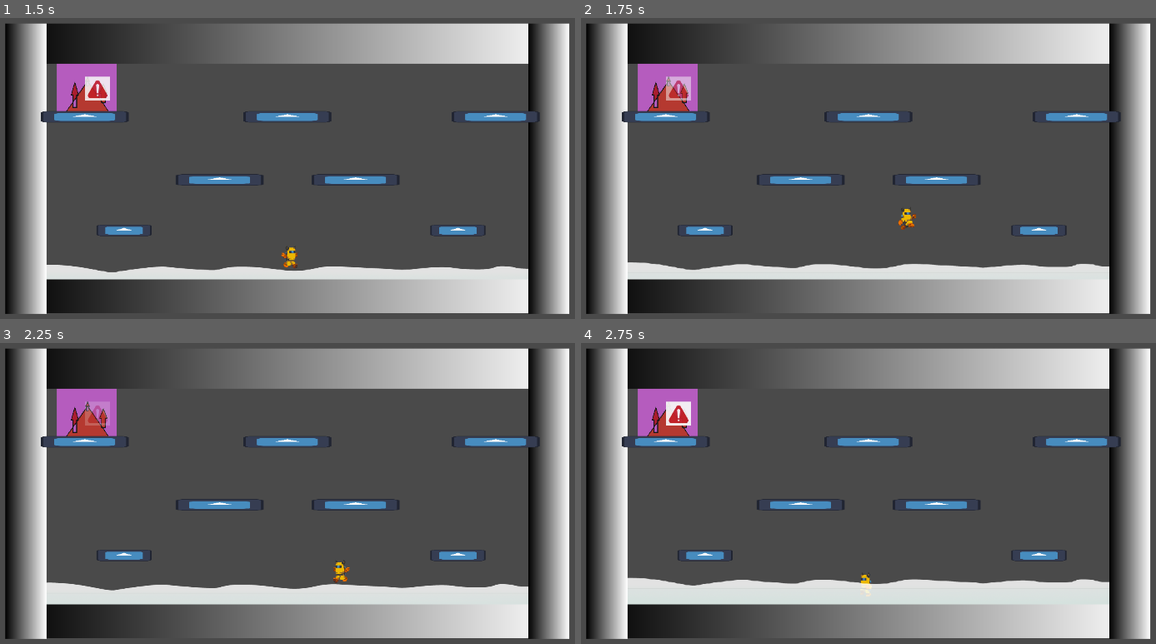
Above: before the commit, frames 1-4 (two rows, left to right).
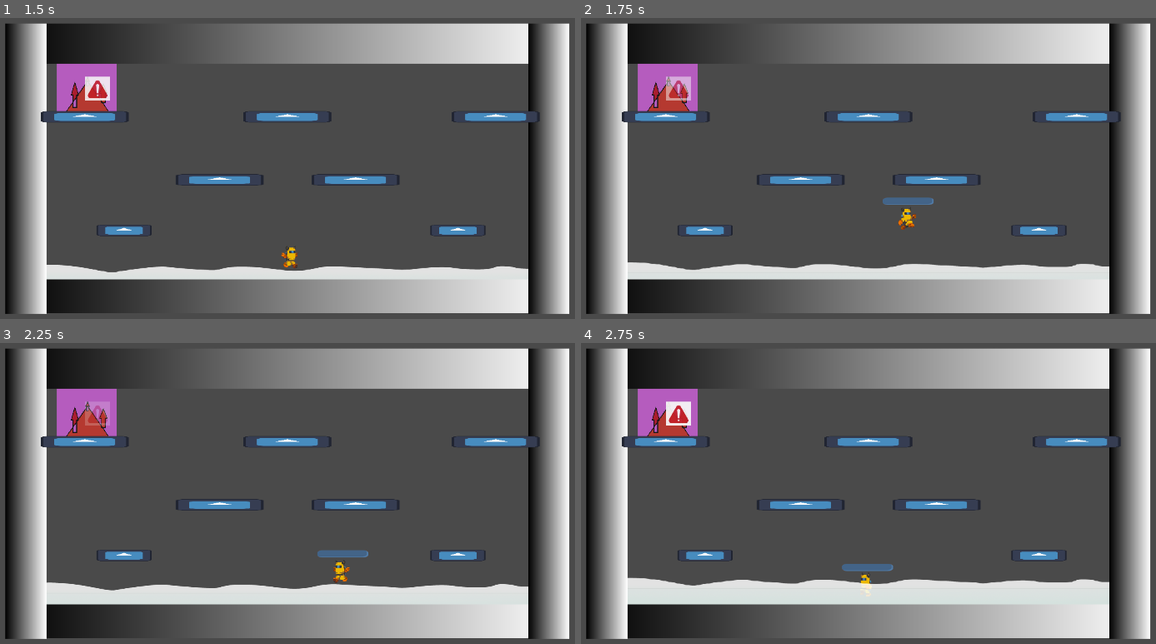
Above: after the commit, the same moments.

Repository: dareios99/GodotJam
Game: Godot game, scene res://main.tscn
Same seed, same stepped clock (60 frames per second), same inputs: the game is played once before the commit and once after it. The engine's default icon, where the game draws it, is replaced by a stand-in: a white triangle on a blue panel in a dark square.
Inputs:
- Up to frame 1 (1.5 s): hold Right (right) from 0.53 s (still down); tap X (activate_task) at 0.6, 1.35 s; tap Space (jump) at 0.77 s
- Up to frame 2 (1.75 s): keep holding Right (right); tap Space (jump) at 1.52 s
- Up to frame 3 (2.25 s): release Right (right) at 2.03 s; hold Left (left) from 2.03 s (still down); tap X (activate_task) at 2.1 s
- Up to frame 4 (2.75 s): keep holding Left (left)

Frame 1 is identical in both runs. In frame 2, 0.2% of the frame differs, in the area x 52-62%, y 59-63%; in frame 3, 0.2%; in frame 4, 0.2%, in the area x 45-55%, y 73-76%.

Commit message:
oxygen level bar

Diff:
--- a/player.gd
+++ b/player.gd
@@ -1,6 +1,7 @@
 extends CharacterBody2D
 
 @onready var _animated_sprite = $Sprite2D
+@onready var _oxygen_progress_bar = $OxygenProgressBar
 
 
 const SPEED = 300.0
@@ -17,22 +18,61 @@
 var current_speed = SPEED
 var current_jump_velocity = JUMP_VELOCITY
 
+const MAX_OXYGEN_LEVEL = 100
+const OXYGEN_DEPLITION_SPEED = 2
+const OXYGEN_REFILL_SPEED = 2
+
+var oxygen_level = MAX_OXYGEN_LEVEL
+
+var oxygen_depleed_timer = Timer.new()
+var oxygen_refill_timer = Timer.new()
+
 var task_call:Callable  # method to call to initiate a task
 
 func _ready():
 	_animated_sprite.play("idle")
 
+	oxygen_depleed_timer.wait_time = 1
+	oxygen_depleed_timer.connect("timeout",self._oxygen_depleed_timer_timeout)
+
+	oxygen_refill_timer.wait_time = 1
+	oxygen_refill_timer.connect("timeout",self._oxygen_refill_timer_timeout)
+
+	add_child(oxygen_depleed_timer)
+	add_child(oxygen_refill_timer)
+
+func _oxygen_depleed_timer_timeout():
+	if(oxygen_level >= OXYGEN_DEPLITION_SPEED):
+		oxygen_level -= OXYGEN_DEPLITION_SPEED
+		_oxygen_progress_bar.value = oxygen_level
+
+func _oxygen_refill_timer_timeout():
+	if(oxygen_level <= MAX_OXYGEN_LEVEL - OXYGEN_REFILL_SPEED):
+		oxygen_level += OXYGEN_REFILL_SPEED
+		_oxygen_progress_bar.value = oxygen_level
+
+	if oxygen_level == MAX_OXYGEN_LEVEL:
+		_oxygen_progress_bar.hide()
+
 func has_entred_water() :
+	_oxygen_progress_bar.value = oxygen_level
 	is_in_water = true
 	gravity = original_gravity * 0.5
 	current_speed = SPEED * 0.7
 	current_jump_velocity = JUMP_VELOCITY * 0.9
+
+	_oxygen_progress_bar.show()
+	oxygen_refill_timer.stop()
+	oxygen_depleed_timer.start()
 
 func has_exited_water() :
 	is_in_water = false
 	gravity = original_gravity
 	current_speed = SPEED
 	current_jump_velocity = JUMP_VELOCITY
+
+	oxygen_depleed_timer.stop()
+	oxygen_refill_timer.start()
 
 
 func _process(delta):
--- a/player.tscn
+++ b/player.tscn
@@ -1,6 +1,7 @@
-[gd_scene load_steps=18 format=3 uid="uid://6i002bgkd0gu"]
+[gd_scene load_steps=19 format=3 uid="uid://6i002bgkd0gu"]
 
 [ext_resource type="Script" path="res://player.gd" id="1_4vxd3"]
+[ext_resource type="Texture2D" uid="uid://qt0vy1d5gwxc" path="res://bar_blue.png" id="2_k0fo2"]
 [ext_resource type="Texture2D" uid="uid://cgthju40uvofs" path="res://temporary-sprites/Player-idle/player-idle1.png" id="2_yp3j6"]
 [ext_resource type="Texture2D" uid="uid://d3uojc3yilh4c" path="res://temporary-sprites/Player-idle/player-idle2.png" id="3_bx4oy"]
 [ext_resource type="Texture2D" uid="uid://dwtkfyf1qna2x" path="res://temporary-sprites/Player-idle/player-idle3.png" id="4_7fjyc"]
@@ -89,6 +90,13 @@
 position = Vector2(16, 4)
 script = ExtResource("1_4vxd3")
 
+[node name="OxygenProgressBar" type="TextureProgressBar" parent="."]
+offset_left = 294.0
+offset_top = 429.0
+offset_right = 392.0
+offset_bottom = 443.0
+texture_progress = ExtResource("2_k0fo2")
+
 [node name="Sprite2D" type="AnimatedSprite2D" parent="."]
 position = Vector2(340, 465.625)
 scale = Vector2(1.375, 1.375)
Not shown: 1 places in main.tscn that only renumber resources
Not shown: 1 places in task.tscn that only renumber resources
